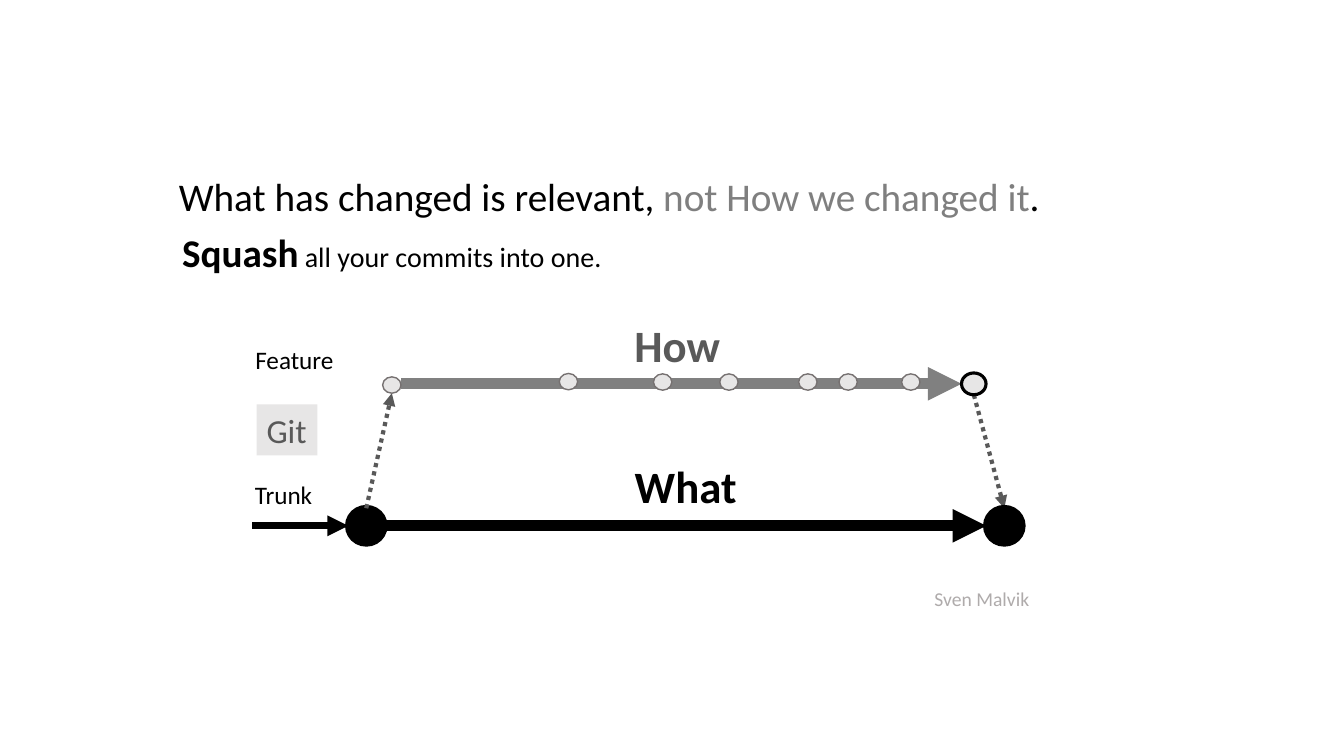
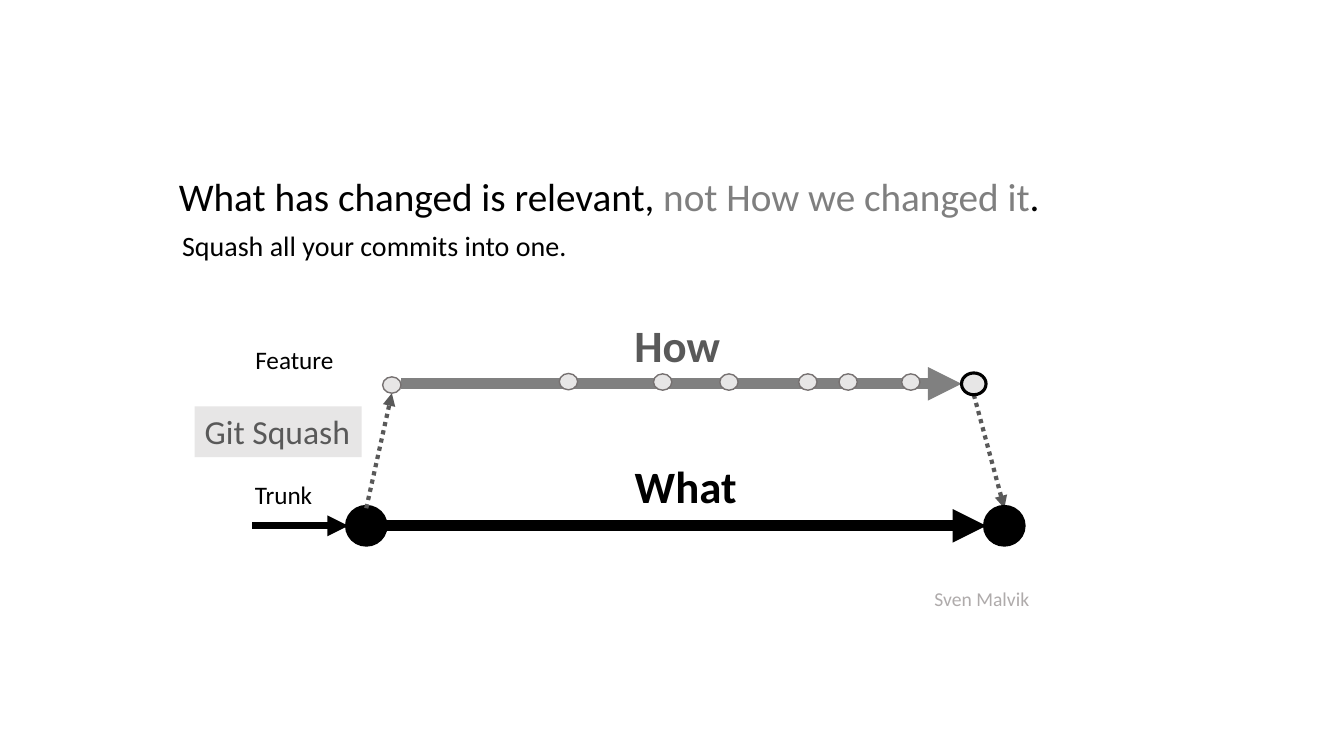
Before and after one commit to svenmalvik/insights, a slide deck: slide 1 of git/squash.pptx. Drawn at 1344x756 pixels with LibreOffice and Linux fonts; fonts in the diff are those of the drawing. Boxes give left, top, right and bottom in pixels: in the first picture for what was removed or moved away, otherwise in the second. Text is boxed around its words. In the diff, an @@ line names an element or a change of style, - is before the commit and + after.

```diff
--- a/git/squash.pptx
+++ b/git/squash.pptx
@@ text "Squash all your commits into ..." at (182, 236, 567, 261): size 28 to 20 pt, bold off in "Squash" @@
@@ rectangle "Git Squash": place and size @@
-rectangle "Git Squash" at (257, 404, 318, 455)
+rectangle "Git Squash" at (195, 406, 362, 457)
@@ text in rectangle at (205, 420, 350, 450): text changed @@
-Git
+Git Squash
```
Also in this commit, not shown: 1 other file.
